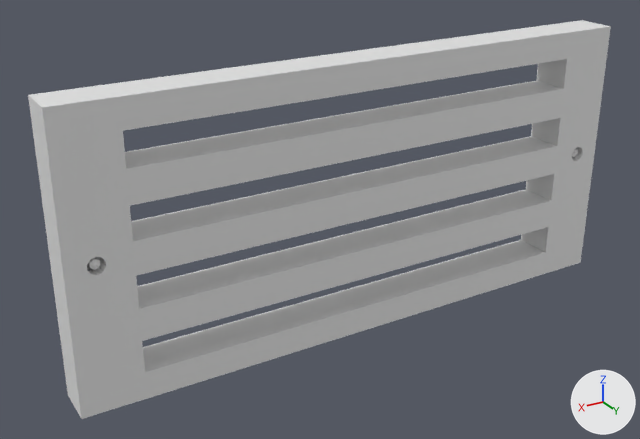
One commit to the Blender file Escape Room VR/Assets/EscapeRoom/Models/aeration-grid.blend: the scene before it, then after it.
Both versions are drawn from a camera (50 mm lens) standing at (0.503, 0.75, 0.359) and looking at (0.043, -0.016, -0.024). The lights are fixed; the arrows at lower right show +X, +Y and +Z.

Names of what the first picture shows: 'AerationGrid', 'Cylinder.001'.
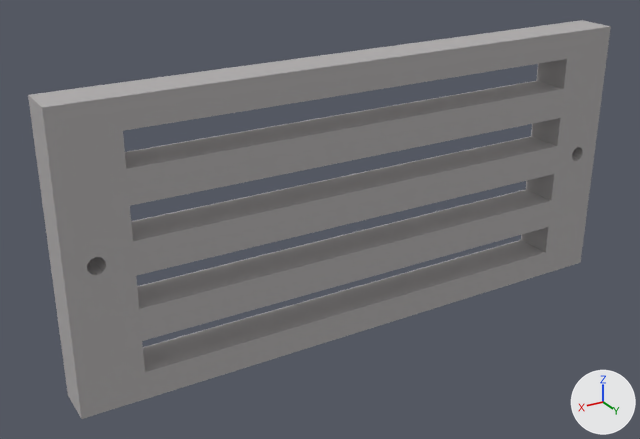
The change, as JSON lines over the scene's bpy script:
```json
{"op": "add", "block": "img_lowpolytexture_png_001", "code": ["img_lowpolytexture_png_001 = load_image('LowPolyTexture.png.001', '../Textures/LowPolyTexture.png', 1024, 1024, 'sRGB')"]}
{"op": "add", "block": "mat_main", "code": ["mat_main = diffuse_material('Main')", "mat_main.texture = img_lowpolytexture_png_001"]}
{"block": "me_cube_003", "where": "# used by ob_aerationgrid; location = (0.0, 0.0, 0.0); scale = (0.334, 0.0227, 0.155)"}
{"op": "remove", "block": "me_cube_003", "code": "me_cube_003.from_pydata(...)  # 72 vertices, 57 faces; spans x -1.0..0.0, y -1.0..1.0, z -1.0..1.0"}
{"op": "add", "block": "me_cube_003", "code": "me_cube_003.from_pydata(...)  # 72 vertices, 57 faces; spans x -0.33..0.0, y -0.02..0.02, z -0.15..0.15"}
{"block": "me_cube_003", "change": "me_cube_003 part 1: the whole mesh is scaled about the mesh origin by (0.334, 0.0227, 0.155)"}
{"block": "me_cube_003", "change": "me_cube_003 part 2: texture (UV) coordinates changed"}
{"op": "add", "block": "me_cube_003", "code": "me_cube_003.materials.append(mat_main)  # picture img_lowpolytexture_png_001"}
{"op": "remove", "block": "ob_cylinder_001", "code": ["ob_cylinder_001 = bpy.data.objects.new('Cylinder.001', me_cylinder_001)", "ob_cylinder_001.location = (0.3036, 0.0014, 0.0014)", "ob_cylinder_001.rotation_euler = (1.571, 0.0, 0.0)  # degrees (90, 0, 0)", "ob_cylinder_001.scale = (0.00519, 0.00519, 0.0172)"]}
{"op": "set", "path": "ob_aerationgrid.scale", "old": "(0.334, 0.0227, 0.155)", "new": "(1.0, 1.0, 1.0)"}
```

What differs and where, as boxes (x1, y1, x2, y2) in the pictures (640 x 439 px; the box of a moved part takes in the faces that stretch with it):
```json
{"object": "AerationGrid", "change": "recoloured, surface changed, rescaled", "before": [28, 20, 611, 419], "after": [28, 20, 611, 419]}
{"object": "Cylinder.001", "change": "deleted", "before": [88, 257, 100, 269]}
{"part": 1, "of": "me_cube_003", "change": "moved or reshaped", "before": [28, 20, 611, 419], "after": [28, 20, 611, 419]}
```
